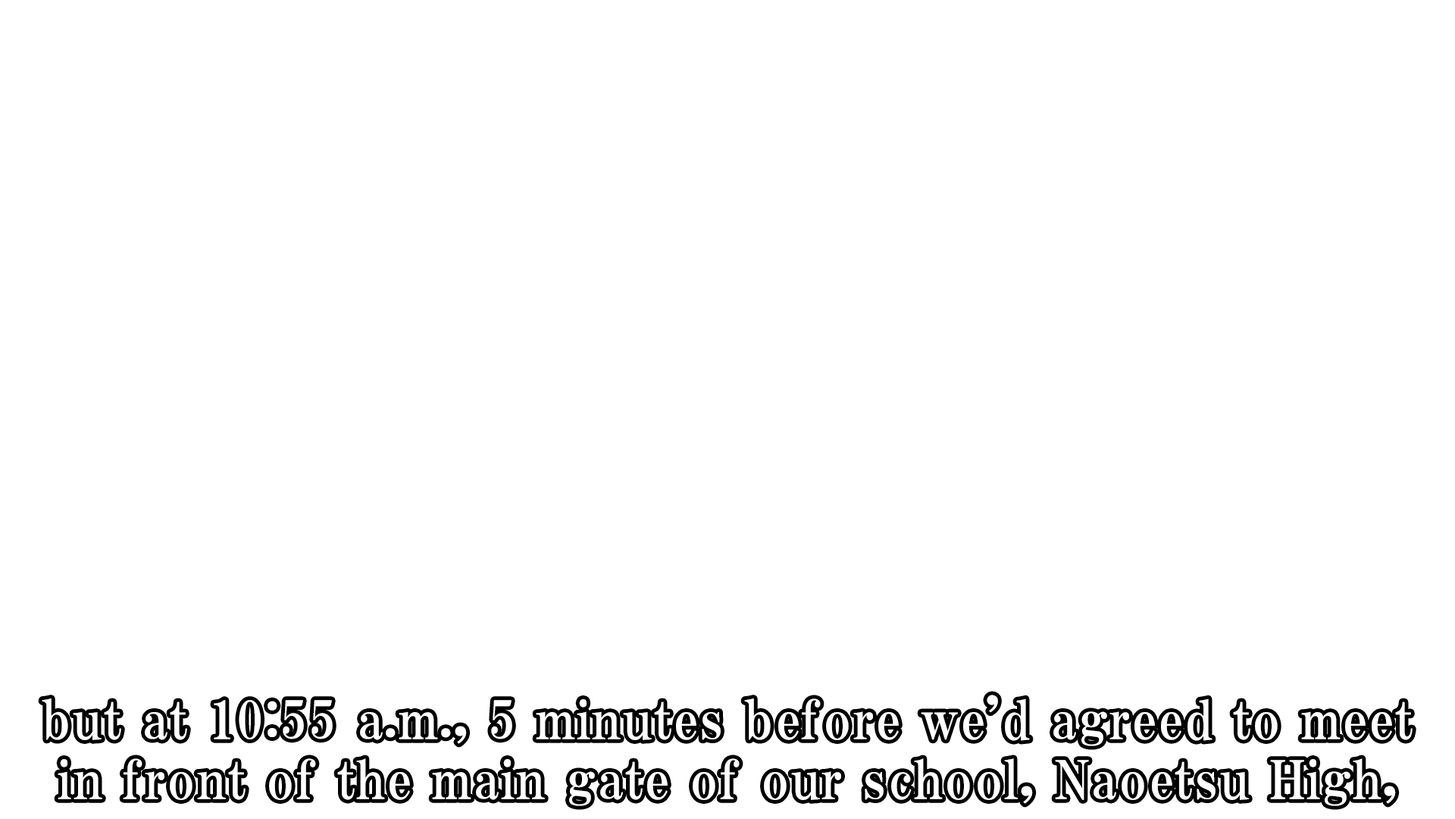
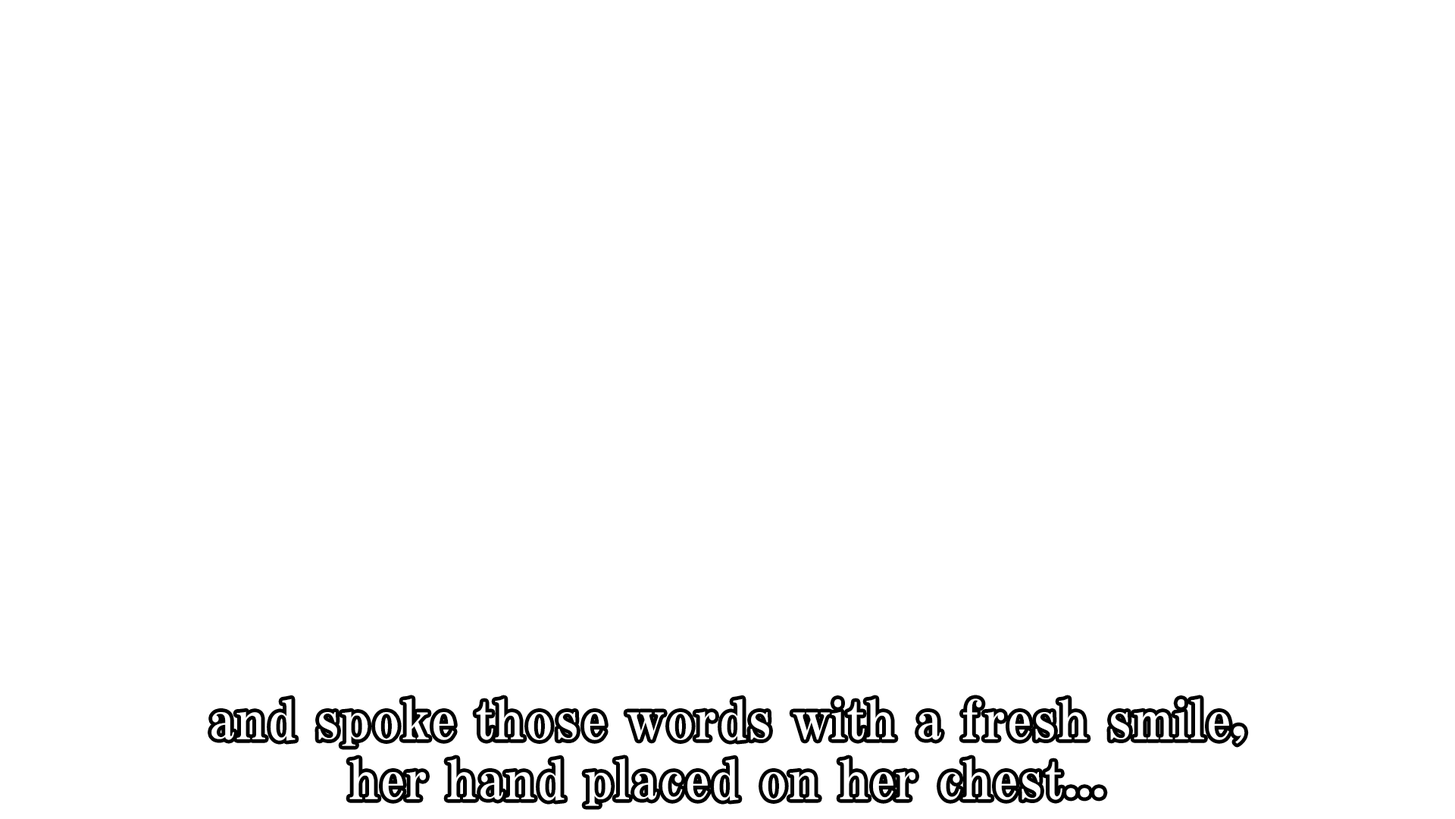
The second 1455 × 819 image is a revision of the first. Changes to its layers:
hid "but at 10:55 a.m., 5 minutes before we'd agreed to meet in fron" over [41, 694, 1413, 806]
renamed "and spoke those words with a fresh smile on her face and her ri" to "and spoke those words with a fresh smile, her hand placed on he", showed it, painted on it over [105, 698, 1349, 806]
